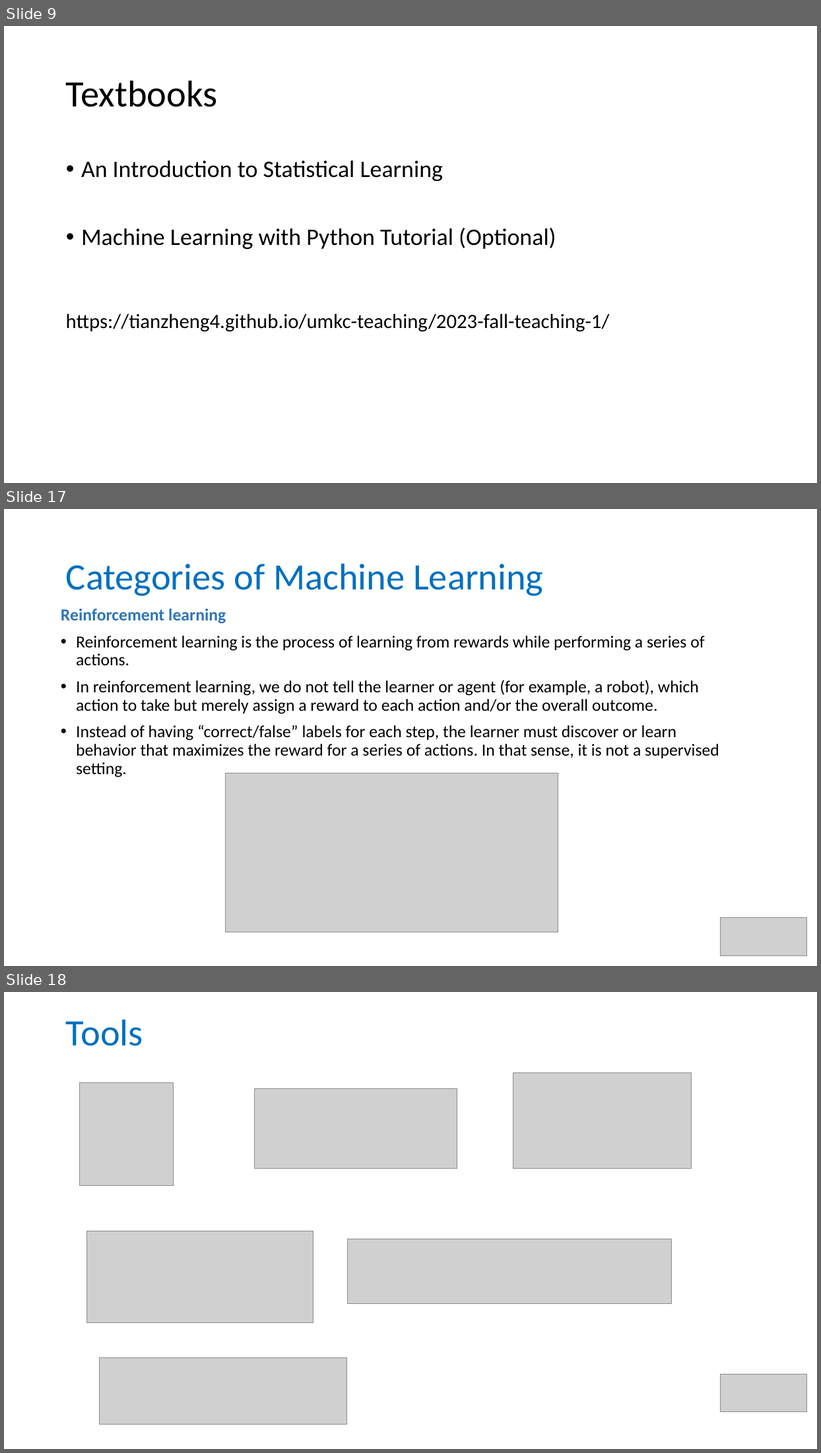
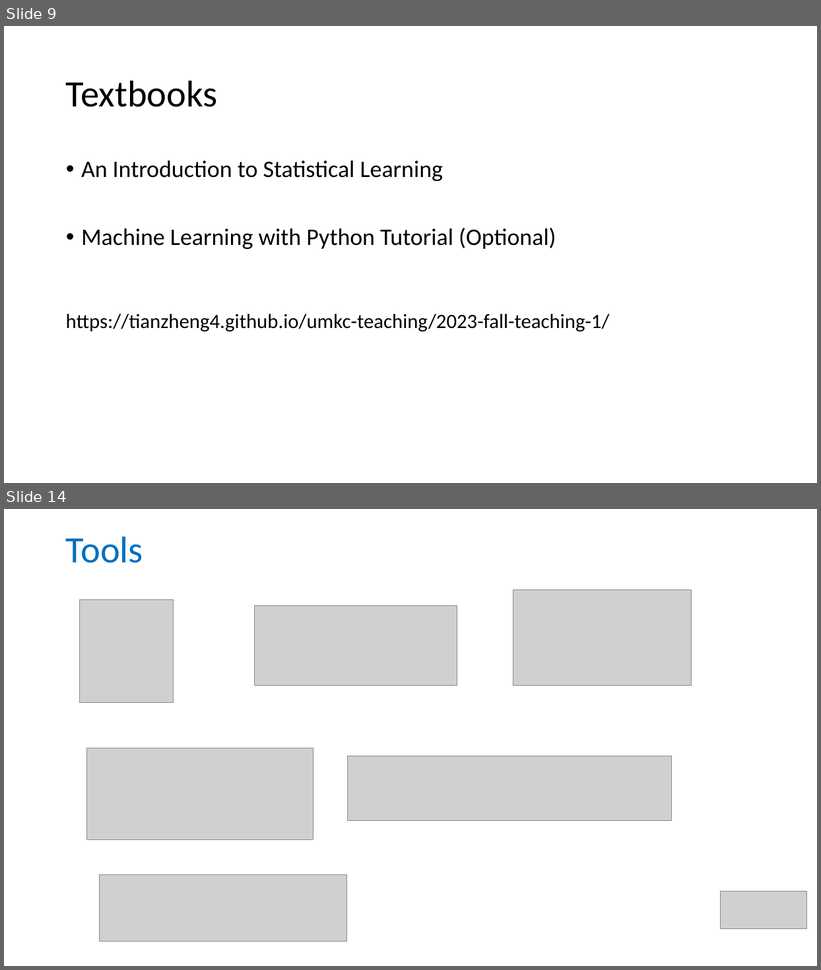
Before and after one commit to tianzheng4/tianzheng4.github.io, a slide deck: _umkc-teaching/slides/Lecture1 - Introduction.pptx. Shown one above the other, each under a label of ours: slides 9, 17 and 18 before the commit, slides 9 and 14 after it; the slides between them are not shown. The pictures are 821x1453 and 821x970 pixels, drawn with LibreOffice and Linux fonts; fonts in the diff are those of the drawing; grey boxes stand for pictures. Boxes give left, top, right and bottom in pixels: in the first picture for what was removed or moved away, otherwise in the second. Text is boxed around its words. In the diff, an @@ line names an element or a change of style, - is before the commit and + after.

```diff
--- a/_umkc-teaching/slides/Lecture1 - Introduction.pptx
+++ b/_umkc-teaching/slides/Lecture1 - Introduction.pptx
@@ slide 17 removed at (4, 509, 817, 966), background #FFFFFF @@
@@ title removed at (66, 563, 543, 596) @@
-Categories of Machine Learning
@@ text removed at (61, 609, 719, 758) @@
-Reinforcement learning
-• Reinforcement learning is the process of learning from rewards while performing a series of actions.
-• In reinforcement learning, we do not tell the learner or agent (for example, a robot), which action to take but merely assign a reward to each action and/or the overall outcome.
-• Instead of having “correct/false” labels for each step, the learner must discover or learn behavior that maximizes the reward for a series of actions. In that sense, it is not a supervised setting.
@@ picture removed at (225, 774, 558, 932) @@
@@ picture removed at (721, 918, 807, 956) @@
@@ what was slide 18 is now slide 14 @@
```
Also in this commit, not shown: 2 slides changed, 4 slides added, 7 other slides removed.
